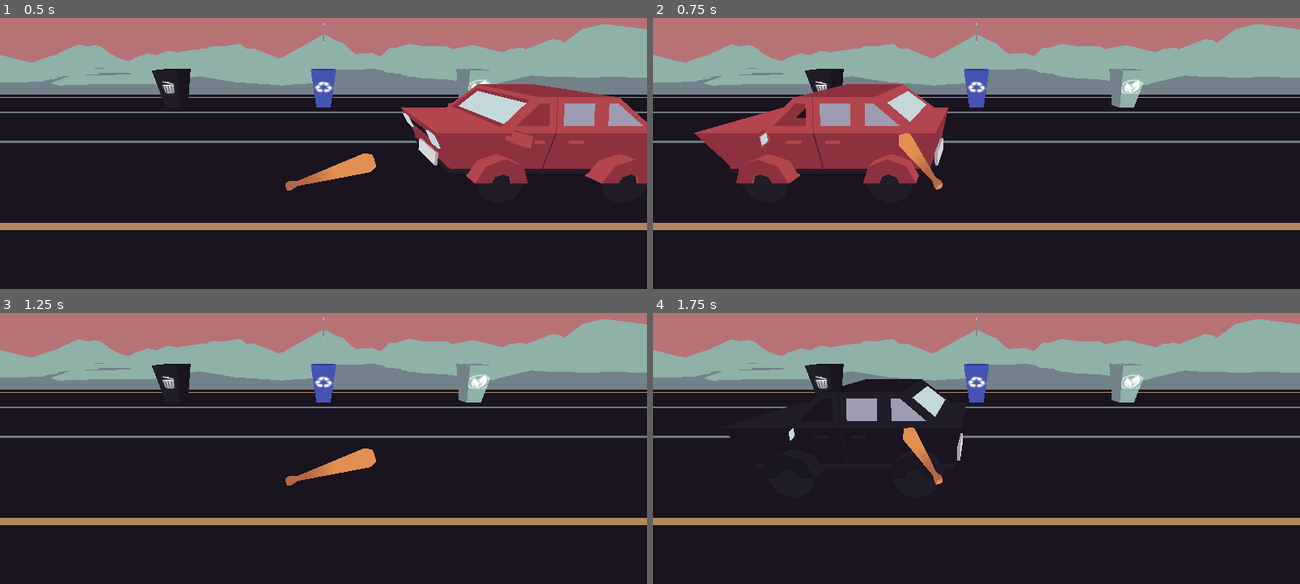
Above: before the commit, frames 1-4 (two rows, left to right).
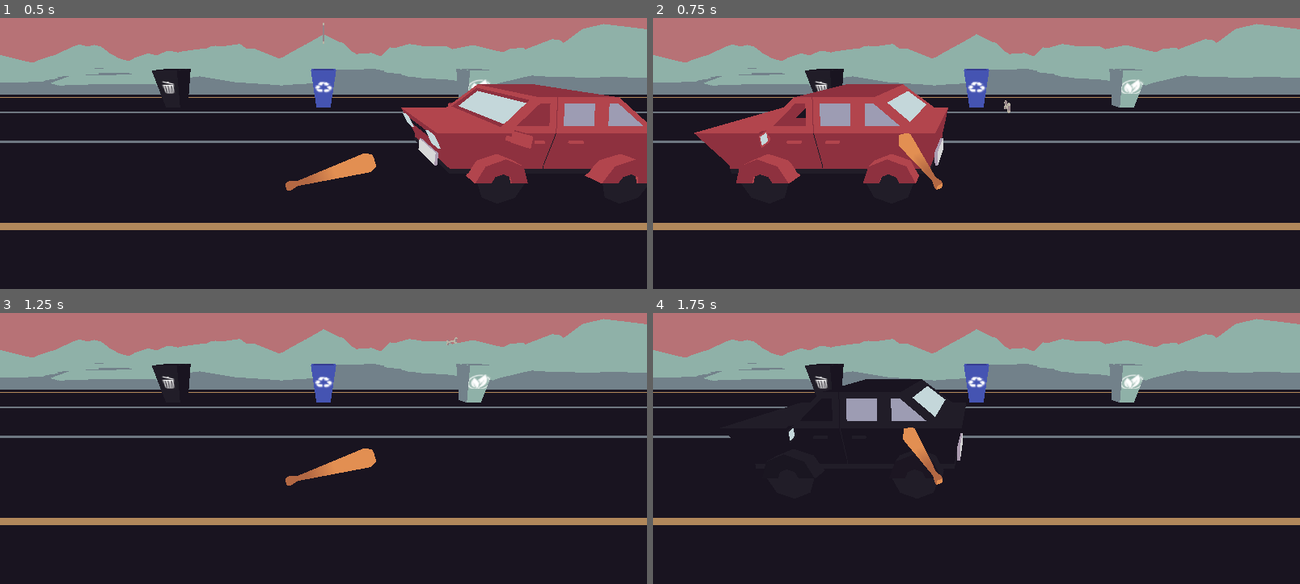
Above: after the commit, the same moments.

Repository: Manas701/SVCGameJam
Game: Godot game, scene res://scenes/manasScene.tscn
Two runs of this game, one before a commit and one after it. Both use one fixed random seed, a clock stepped at 60 frames per second and the inputs below. Sound files missing from this copy of the repository are replaced by a short silence.
Inputs:
- Up to frame 1 (0.5 s): no input
- Up to frame 2 (0.75 s): hold Right (select_right) from 0.53 s (still down); hold Space (swing) from 0.53 s (still down)
- Up to frame 3 (1.25 s): keep holding Right (select_right); keep holding Space (swing)
- Up to frame 4 (1.75 s): release Right (select_right) at 1.28 s; release Space (swing) at 1.28 s; hold Left (select_left) from 1.28 s (still down); tap Space (swing) at 1.35 s

Frame 1 is identical in both runs. In frame 2, less than 0.1% of the frame differs, in the area x 49-56%, y 1-36%; in frame 3, less than 0.1%; in frame 4, less than 0.1%.
Error before the commit: Invalid access to property or key 'whichAnim' on a base object of type 'Node'. (res://assets/scripts/trashPrefab.gd:20)

Commit message:
idk what this is man

Diff:
--- a/scenes/manasScene.tscn
+++ b/scenes/manasScene.tscn
@@ -2,15 +2,15 @@
 
 [ext_resource type="Script" path="res://assets/scripts/trash.gd" id="2_tnpwx"]
 [ext_resource type="Script" path="res://assets/scripts/bat.gd" id="2_whjhi"]
-[ext_resource type="PackedScene" uid="uid://e74xo05y6nei" path="res://prefabs/bin_recycle.tscn" id="6_018ci"]
+[ext_resource type="PackedScene" path="res://prefabs/bin_recycle.tscn" id="6_018ci"]
 [ext_resource type="PackedScene" uid="uid://hpv7wre553nk" path="res://prefabs/bat.tscn" id="7_5fts6"]
 [ext_resource type="PackedScene" uid="uid://dpvfjowh2mn4x" path="res://prefabs/animation_player.tscn" id="7_gctov"]
-[ext_resource type="PackedScene" uid="uid://blrsu6t7na4pf" path="res://prefabs/bin_compost.tscn" id="7_ke1kv"]
-[ext_resource type="Script" path="res://scenes/ChangingBins.gd" id="7_kxg3g"]
+[ext_resource type="PackedScene" path="res://prefabs/bin_compost.tscn" id="7_ke1kv"]
+[ext_resource type="Script" path="res://assets/scripts/ChangingBins.gd" id="7_kxg3g"]
 [ext_resource type="PackedScene" uid="uid://tx72n0re52ye" path="res://prefabs/trash.tscn" id="7_wwkud"]
-[ext_resource type="PackedScene" uid="uid://dcj2ftby2qt52" path="res://prefabs/bin_trash.tscn" id="8_nec8g"]
-[ext_resource type="PackedScene" uid="uid://ci0dyooqj357r" path="res://prefabs/car_spawner.tscn" id="10_gh5mt"]
-[ext_resource type="PackedScene" uid="uid://vx8thkpwhynj" path="res://prefabs/street_environment.tscn" id="11_0d368"]
+[ext_resource type="PackedScene" path="res://prefabs/bin_trash.tscn" id="8_nec8g"]
+[ext_resource type="PackedScene" path="res://prefabs/car_spawner.tscn" id="10_gh5mt"]
+[ext_resource type="PackedScene" path="res://prefabs/street_environment.tscn" id="11_0d368"]
 [ext_resource type="AudioStream" uid="uid://jup27d2nmt2o" path="res://assets/AudioAssets/game jam background music.wav" id="12_f6c4b"]
 
 [node name="manasScene" type="Node3D"]
Not shown: 1 places in prefabs/world_environment.tres that only renumber resources
